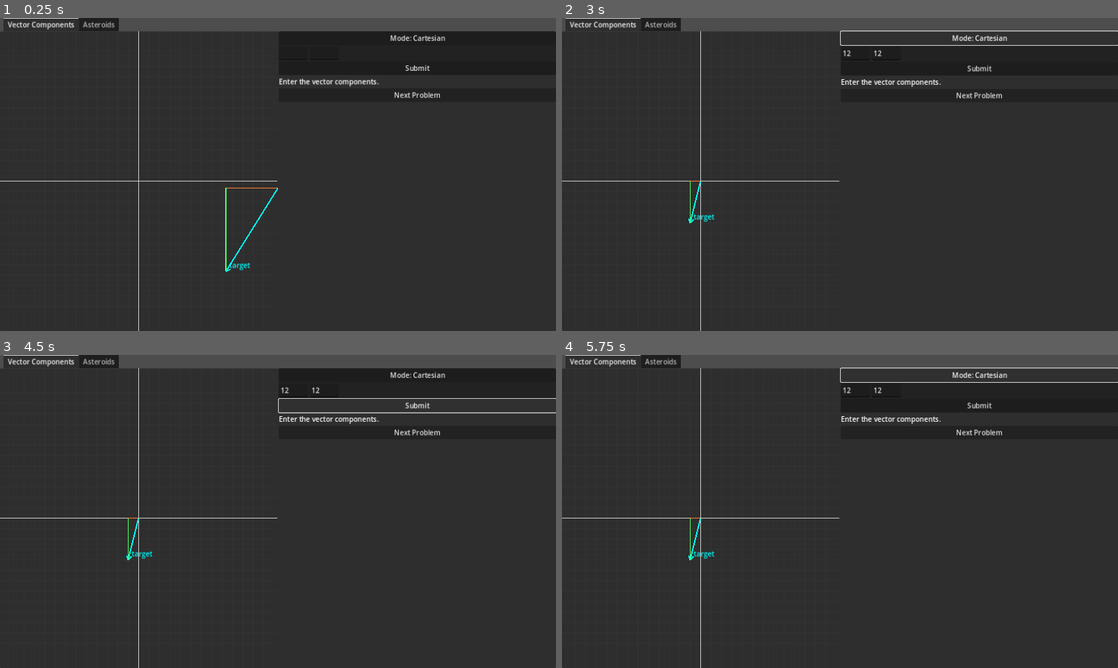
Above: before the commit, frames 1-4 (two rows, left to right).
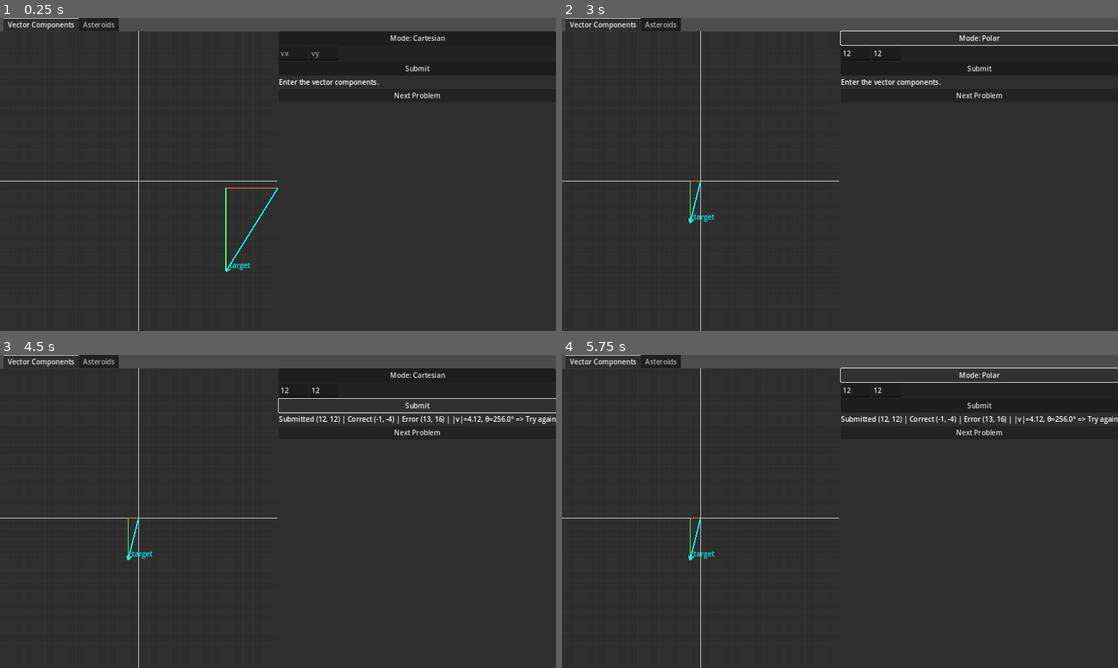
Above: after the commit, the same moments.

Repository: jemurrayPhD/VectorQuest
Game: Godot game, scene res://scenes/main/GameShell.tscn
Same seed, same stepped clock (60 frames per second), same inputs: the game is played once before the commit and once after it. This scene is started directly instead of the project's main scene.
Inputs (mouse positions are in pixels of both pictures, inside the frame that each line leads up to):
- Up to frame 1 (0.25 s): no input
- Up to frame 2 (3 s): click (856, 52) at 0.52 s; type "12" at 0.6 s; click (884, 52) at 0.75 s; type "12" at 0.83 s; click "Next Problem" at 1.25 s; click "Next Problem" at 2 s; click "Mode: Cartesian" at 2.75 s
- Up to frame 3 (4.5 s): click "Mode: Cartesian" (after the commit: "Mode: Polar") at 3.5 s; click "Submit" at 4.25 s
- Up to frame 4 (5.75 s): click "Mode: Cartesian" at 5 s

The runs differ from the first frame. In frame 1, 0.2% of the frame differs, in the area x 50-80%, y 10-26%; in frame 2, 0.1%; in frame 3, 0.5%; in frame 4, 0.6%, in the area x 50-100%, y 5-22%.
Error before the commit: Trying to assign value of type 'VBoxContainer' to a variable of type 'VectorInputWidget.gd'. (res://scripts/ui/CalculatorPanel.gd:6)

Commit message:
Attach VectorInputWidget script to scene root

Diff:
--- a/scenes/ui/VectorInputWidget.tscn
+++ b/scenes/ui/VectorInputWidget.tscn
@@ -1,9 +1,18 @@
-[gd_scene format=3]
+[gd_scene load_steps=2 format=3]
+
+[ext_resource type="Script" path="res://scripts/ui/VectorInputWidget.gd" id="1"]
+
 [node name="VectorInputWidget" type="VBoxContainer"]
+script = ExtResource("1")
+
 [node name="ModeButton" type="Button" parent="."]
 text = "Mode: Cartesian"
+
 [node name="EntryRow" type="HBoxContainer" parent="."]
+
 [node name="AEntry" type="LineEdit" parent="EntryRow"]
+
 [node name="BEntry" type="LineEdit" parent="EntryRow"]
+
 [node name="SubmitButton" type="Button" parent="."]
 text = "Submit"
